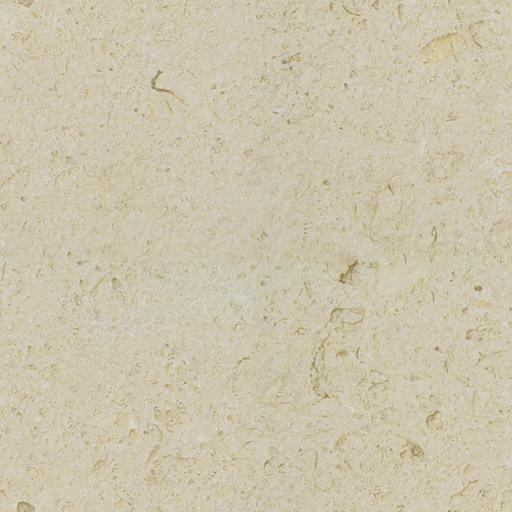
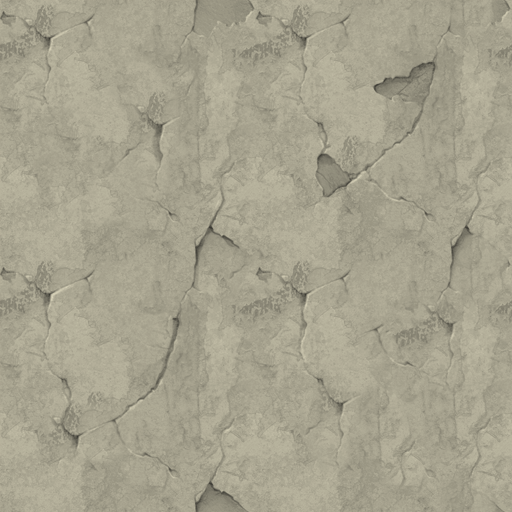
Layers edited between the first and the second 512 x 512 image:
renamed "Layer 2" to "Layer 10 copy", showed it, painted on it over 0, 0, 512, 512
removed layer "Layer 5" (was overlay, 88%) over 0, 0, 512, 512
